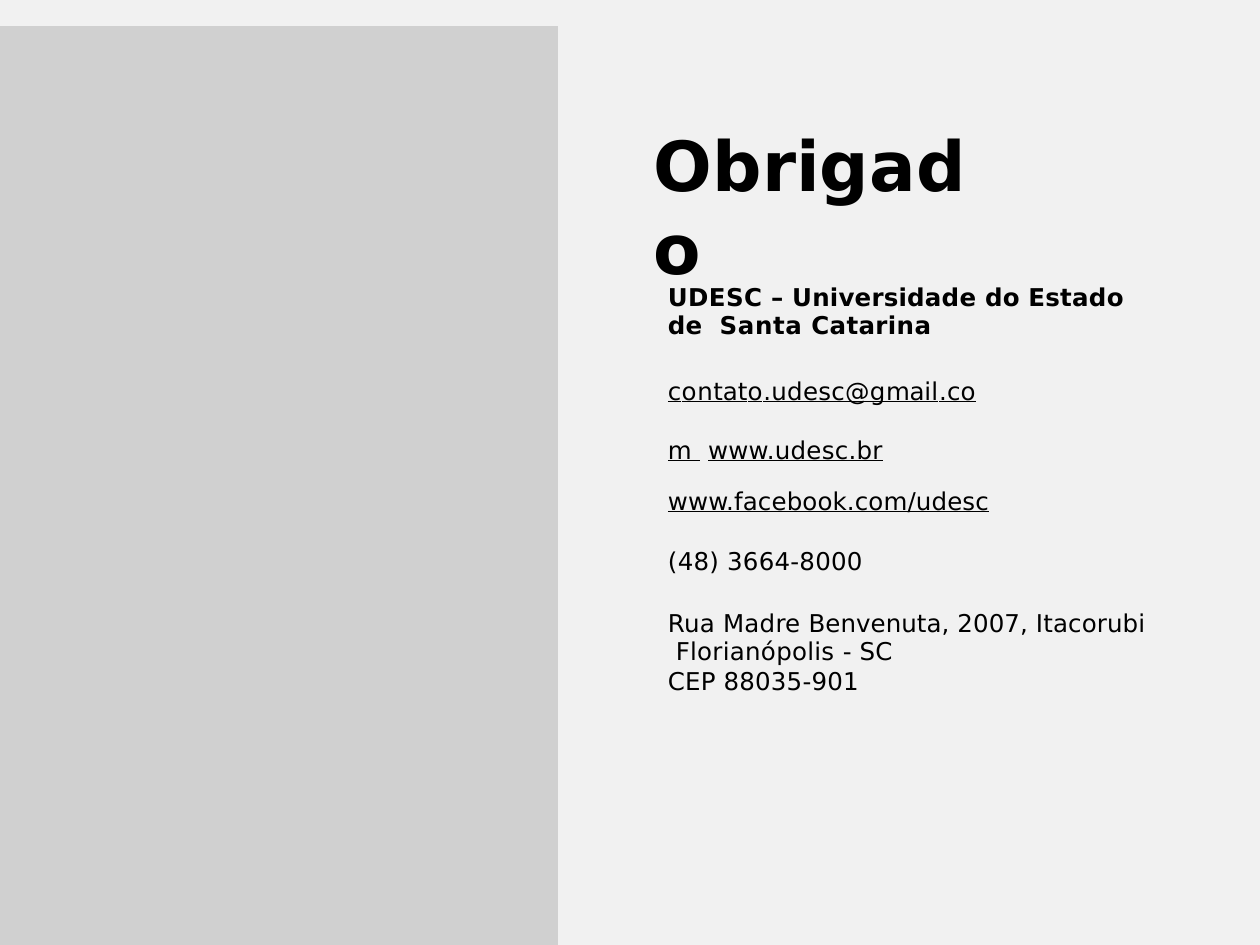
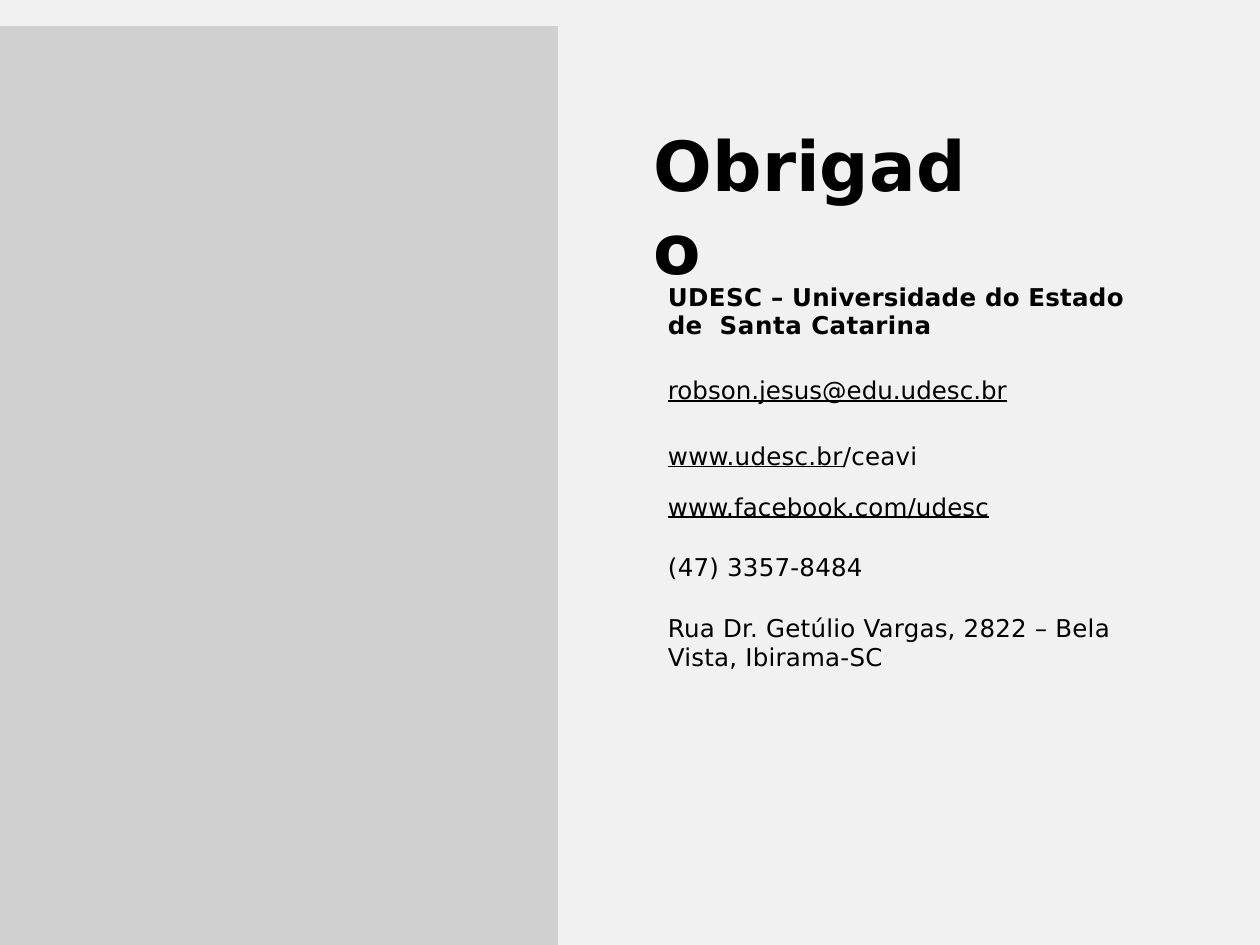
Before and after one commit to robsondejesus1996/Trabalho-Socket-Crud, a slide deck: slide 7 of Apresentação.pptx. Drawn at 1260x945 pixels with LibreOffice and Linux fonts; fonts in the diff are those of the drawing; grey boxes stand for pictures. Boxes give left, top, right and bottom in pixels: in the first picture for what was removed or moved away, otherwise in the second. Text is boxed around its words. In the diff, an @@ line names an element or a change of style, - is before the commit and + after.

Commit message:
Ajuste apresentação

```diff
--- a/Apresentação.pptx
+++ b/Apresentação.pptx
@@ text at (x1=668, y1=380, x2=1007, y2=468): text changed @@
-contato.udesc@gmail.com www.udesc.br
+robson.jesus@edu.udesc.br
+www.udesc.br/ceavi
@@ text at (x1=668, y1=557, x2=1109, y2=669): text changed @@
-(48) 3664-8000
-Rua Madre Benvenuta, 2007, Itacorubi Florianópolis - SC
-CEP 88035-901
+(47) 3357-8484
+Rua Dr. Getúlio Vargas, 2822 – Bela Vista, Ibirama-SC
```
Also in this commit, not shown: 6 other files.
